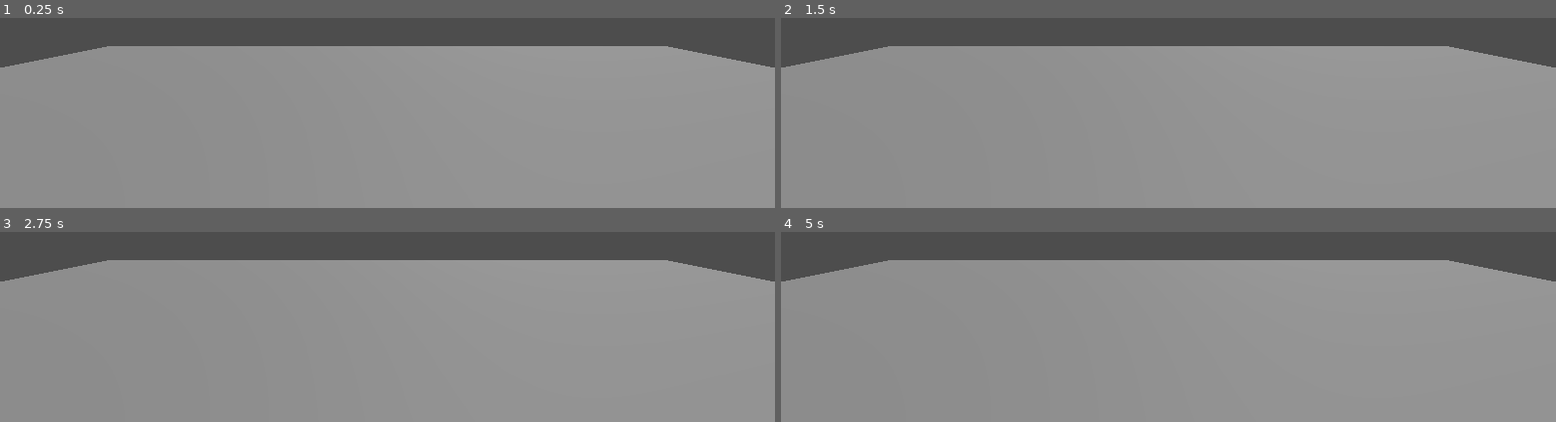
Above: before the commit, frames 1-4 (two rows, left to right).
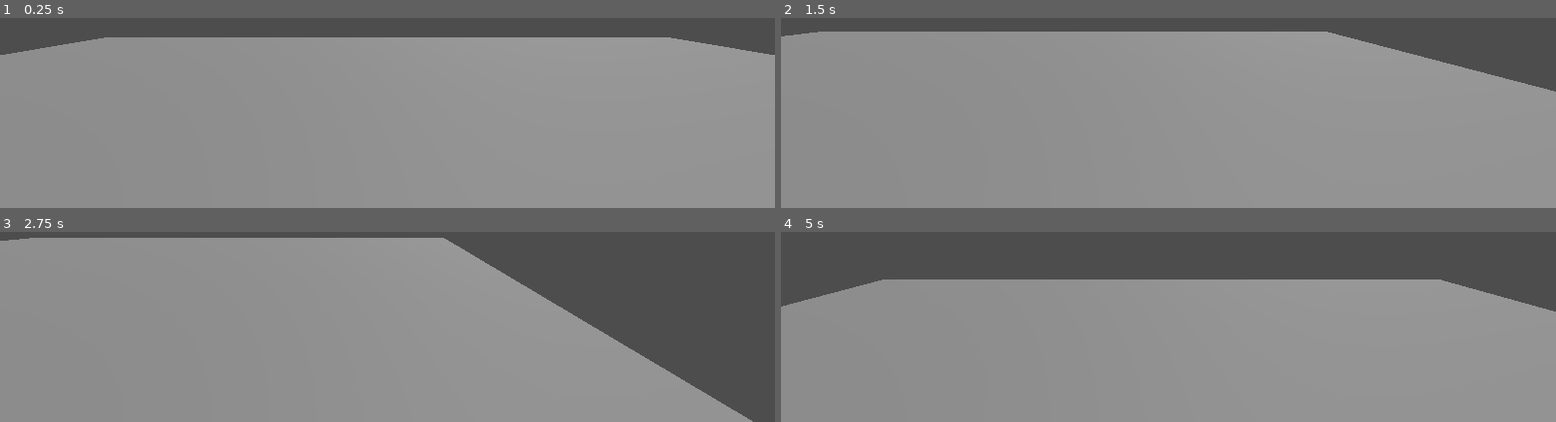
Above: after the commit, the same moments.

Repository: StudioXPEtudiant/25-26.QC.Me.S2.SecretduLaboratoire
Game: Godot game, scene res://teste_zone.tscn
Same seed, same stepped clock (60 frames per second), same inputs: the game is played once before the commit and once after it.
Inputs (mouse positions are in pixels of both pictures, inside the frame that each line leads up to):
- Up to frame 1 (0.25 s): no input
- Up to frame 2 (1.5 s): tap Enter (ui_accept) at 0.5, 0.77 s; move the mouse to (outside the picture) at 0.52 s; hold Right (ui_right) 0.53-1.28 s; click (outside the picture) at 0.67 s; move the mouse to (outside the picture) at 1.27 s; hold Down (ui_down) from 1.28 s (still down); click (outside the picture) at 1.42 s
- Up to frame 3 (2.75 s): tap Enter (ui_accept) at 1.52 s; move the mouse to (outside the picture) at 2.02 s; release Down (ui_down) at 2.03 s; hold Right (ui_right) from 2.03 s (still down); click (outside the picture) at 2.17 s
- Up to frame 4 (5 s): move the mouse to (1129, 290) at 2.77 s; release Right (ui_right) at 2.78 s; hold Up (ui_up) 2.78-3.53 s; click (1129, 290) at 2.92 s; tap Enter (ui_accept) at 3.02, 3.77, 4.52 s; move the mouse to (1401, 270) at 3.52 s; hold Left (ui_left) from 3.53 s (still down); click (1401, 270) at 3.67 s; tap Escape (ui_cancel) at 4.15 s; move the mouse to (outside the picture) at 4.27 s; click (outside the picture) at 4.42 s

The runs differ from the first frame. In frame 1, 4.9% of the frame differs, in the area x 0-100%, y 10-27%; in frame 2, 8.3%; in frame 3, 24%, in the area x 0-100%, y 3-100%; in frame 4, 11%.
Error before the commit: Parse Error: Cannot find member "mouse_mode" in base "Callable". (res://Momevement.script.gd:14)
Error after the commit: Attempt to call function 'rotate_y' in base 'null instance' on a null instance. (res://Momevement.script.gd:21)

Commit message:
28 janvier 2026 Raphaël

Diff:
--- a/Momevement.script.gd
+++ b/Momevement.script.gd
@@ -9,11 +9,21 @@
 @onready var neck := $neck
 @onready var camera := $Neck/Camera3D
 
-func _unhandled_input(envent):
-	if envent is InputEventMouseButton:
-		Input.set.mouse_mode(Input.MOUSE_MODE_CAPTURED)
-	elif event.is.action.pressed("ui_cancel"):
+func _unhandled_input(event):
+	if event is InputEventMouseButton:
+		Input.set_mouse_mode(Input.MOUSE_MODE_CAPTURED)
+
+	elif event.is_action_pressed("ui_cancel"):
 		Input.set_mouse_mode(Input.MOUSE_MODE_VISIBLE)
+
+	if Input.get_mouse_mode() == Input.MOUSE_MODE_CAPTURED:
+		if event is InputEventMouseMotion:
+			neck.rotate_y(-event.relative.x * 0.01)
+			camera.rotate_x(-event.relative.y * 0.01)
+			#camera.rotation.x = clamp(camera.rotation.x, deg2rad(-30), deg2rad(60))
+
+
+
 
 func _physics_process(delta):
 	# Add the gravity.
